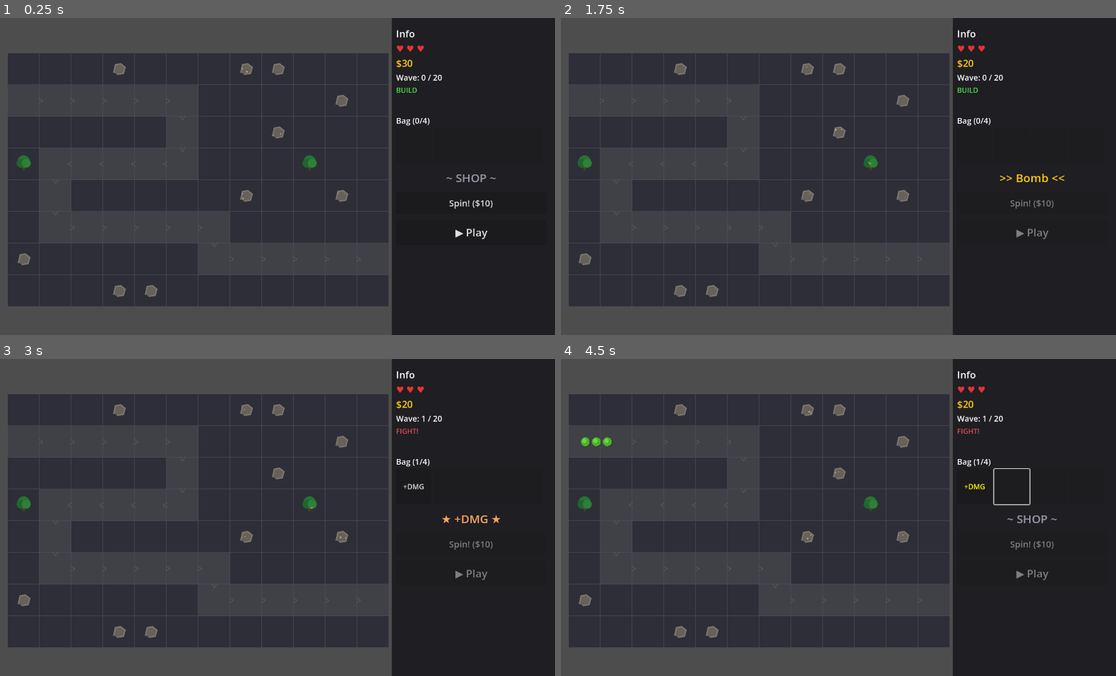
Above: before the commit, frames 1-4 (two rows, left to right).
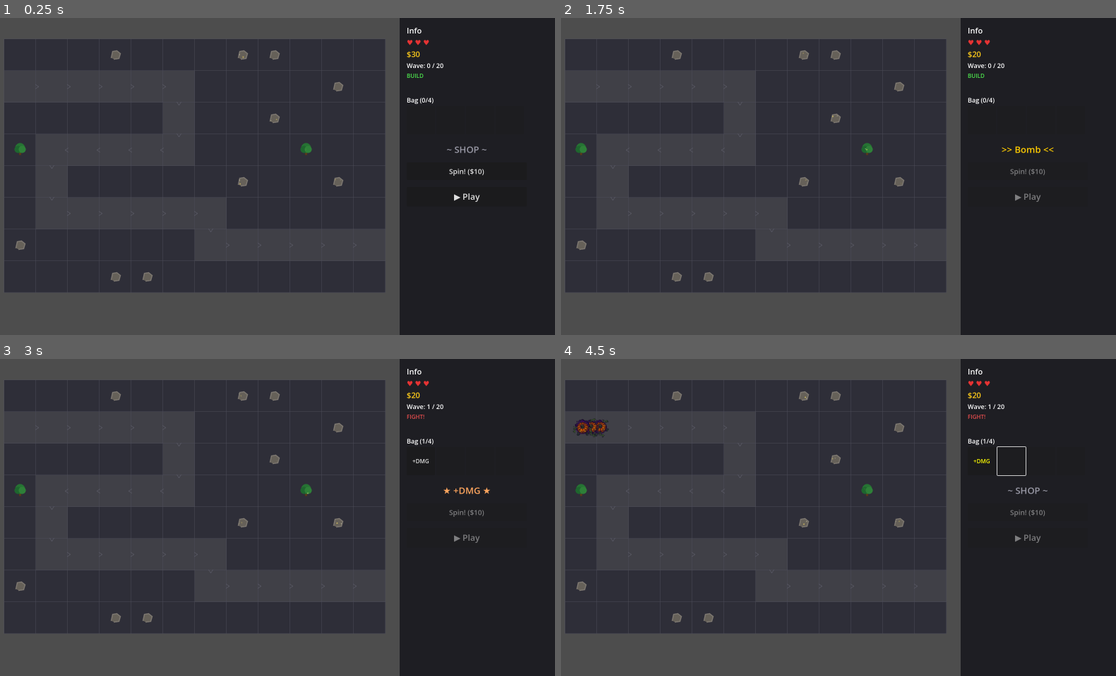
Above: after the commit, the same moments.

Repository: pkyosx/veincraft
Game: Godot game, scene res://scenes/main.tscn
Same seed, same stepped clock (60 frames per second), same inputs: the game is played once before the commit and once after it. Sound files missing from this copy of the repository are replaced by a short silence.
Inputs (mouse positions are in pixels of both pictures, inside the frame that each line leads up to):
- Up to frame 1 (0.25 s): no input
- Up to frame 2 (1.75 s): click "Spin! ($10)" at 0.5 s; tap Enter (ui_accept) at 1.25, 1.52 s; move the mouse to (960, 160) at 1.27 s; hold Right (ui_right) from 1.28 s (still down); tap Shift at 1.35 s; click (960, 160) at 1.42 s
- Up to frame 3 (3 s): release Right (ui_right) at 2 s; tap Enter (ui_accept) at 2 s; drag from (160, 533) to (244, 580) at 2.02 s; click "▶ Play" at 2.75 s
- Up to frame 4 (4.5 s): click "+DMG" at 3.5 s; move the mouse to (888, 447) at 4.27 s; hold Right (ui_right) from 4.28 s (still down); tap Shift at 4.35 s

The runs differ from the first frame. In frame 1, 10% of the frame differs, in the area x 0-90%, y 0-100%; in frame 2, 11%; in frame 3, 11%; in frame 4, 11%.

Commit message:
Add pumpkin monster sprite, custom SFX, bigger screen, skills
- Pumpkin monster sprite from Gemini AI, transparent background,
  4-frame walk animation replacing green circles for normal enemies
- Custom MP3 sound effects: retro laser shoot, spinner wheel,
  twinkle sparkle for spin result, alt shoot (stored for later)
- Viewport enlarged to 1600x900, cell size 90px for better spacing
- Spin sound now stops when animation ends (play_spin/stop_spin)
- Two new Claude skills: godot-plugins advisor, sprite-gen guide
  (Gemini AI + LPC Generator + Pixabay for sounds)

Co-Authored-By: Claude Opus 4.6 (1M context) <noreply@anthropic.com>

Diff:
--- a/project.godot
+++ b/project.godot
@@ -23,8 +23,8 @@
 
 [display]
 
-window/size/viewport_width=1280
-window/size/viewport_height=720
+window/size/viewport_width=1600.0
+window/size/viewport_height=900.0
 
 [editor_plugins]
 
--- a/scenes/main.tscn
+++ b/scenes/main.tscn
@@ -7,7 +7,7 @@
 script = ExtResource("1")
 
 [node name="Camera" type="Camera2D" parent="."]
-position = Vector2(640, 360)
+position = Vector2(800, 450)
 
 [node name="EnemyContainer" type="Node2D" parent="."]
 
--- a/scripts/audio_manager.gd
+++ b/scripts/audio_manager.gd
@@ -19,14 +19,15 @@
 		add_child(player)
 		sfx_pool.append(player)
 
-	streams["shoot"] = load("res://audio/sfx_shoot.tres")
+	streams["shoot"] = load("res://audio/sfx_shoot.mp3")
 	streams["hit"] = load("res://audio/sfx_hit.tres")
 	streams["kill"] = load("res://audio/sfx_kill.tres")
 	streams["tick"] = load("res://audio/sfx_tick.tres")
-	streams["jackpot"] = load("res://audio/sfx_jackpot.tres")
+	streams["jackpot"] = load("res://audio/sfx_jackpot.mp3")
 	streams["treasure"] = load("res://audio/sfx_treasure.tres")
 	streams["warn"] = load("res://audio/sfx_warn.tres")
 	streams["place"] = load("res://audio/sfx_place.tres")
+	streams["spin"] = load("res://audio/sfx_spin.mp3")
 
 	# BGM from file
 	bgm_player = AudioStreamPlayer.new()
@@ -40,6 +41,8 @@
 		# Loop when finished
 		bgm_player.finished.connect(func() -> void: bgm_player.play())
 
+var spin_player: AudioStreamPlayer
+
 func play_sfx(name: String, volume_offset: float = 0.0) -> void:
 	if name not in streams:
 		return
@@ -49,3 +52,21 @@
 	player.volume_db = -6.0 + volume_offset
 	player.pitch_scale = randf_range(0.9, 1.1)
 	player.play()
+
+func play_spin() -> void:
+	if "spin" not in streams:
+		return
+	if spin_player == null:
+		spin_player = AudioStreamPlayer.new()
+		spin_player.bus = "Master"
+		add_child(spin_player)
+	spin_player.stream = streams["spin"]
+	spin_player.volume_db = -8.0
+	spin_player.play()
+
+func stop_spin() -> void:
+	if spin_player and spin_player.playing:
+		# Fade out quickly
+		var tween: Tween = create_tween()
+		tween.tween_property(spin_player, "volume_db", -40.0, 0.2)
+		tween.tween_callback(spin_player.stop)
--- a/scripts/enemy.gd
+++ b/scripts/enemy.gd
@@ -21,6 +21,15 @@
 var flash_timer: float = 0.0
 const FLASH_DURATION: float = 0.12
 
+# Sprite animation
+var sprite: Sprite2D = null
+var anim_timer: float = 0.0
+var anim_frame: int = 0
+const ANIM_SPEED: float = 0.2  # seconds per frame
+
+# Sprite textures (loaded once, shared)
+static var pumpkin_texture: Texture2D = null
+
 func setup(p_path: Array, p_hp: int, p_speed: float, p_game: Node2D, p_type: int = 0) -> void:
 	path = p_path
 	game = p_game
@@ -34,6 +43,19 @@
 	body_color_light = config["color_light"]
 	radius = config["radius"]
 	gold_value = config["gold"]
+
+	# Setup sprite for normal enemies
+	if enemy_type == GameData.EnemyType.NORMAL:
+		if pumpkin_texture == null:
+			pumpkin_texture = load("res://sprites/pumpkin_monster_64.png")
+		if pumpkin_texture:
+			sprite = Sprite2D.new()
+			sprite.texture = pumpkin_texture
+			sprite.hframes = 4
+			sprite.frame = 0
+			sprite.scale = Vector2(1.2, 1.2)
+			add_child(sprite)
+			radius = 24.0
 
 	if path.size() > 0:
 		global_position = game.cell_to_world(path[0])
@@ -60,6 +82,21 @@
 
 	if flash_timer > 0:
 		flash_timer -= delta
+		if sprite:
+			sprite.modulate = Color.WHITE.lerp(Color(1, 0.3, 0.3), flash_timer / FLASH_DURATION)
+		else:
+			pass  # handled in _draw
+	else:
+		if sprite:
+			sprite.modulate = Color.WHITE
+
+	# Animate sprite frames
+	if sprite:
+		anim_timer += delta
+		if anim_timer >= ANIM_SPEED:
+			anim_timer = 0.0
+			anim_frame = (anim_frame + 1) % 4
+			sprite.frame = anim_frame
 
 	queue_redraw()
 
@@ -68,9 +105,9 @@
 		return
 	hp -= amount
 	flash_timer = FLASH_DURATION
-	Audio.play_sfx("hit", -8.0)
+	get_node("/root/Audio").play_sfx("hit", -8.0)
 
-	# Spawn floating damage number
+	# Floating damage number
 	var dmg: Node2D = Node2D.new()
 	dmg.set_script(load("res://scripts/damage_number.gd"))
 	game.add_child(dmg)
@@ -79,17 +116,21 @@
 	if hp <= 0:
 		hp = 0
 		is_dead = true
-		# Death pop effect
 		var tween: Tween = create_tween()
 		tween.tween_property(self, "scale", Vector2(1.5, 1.5), 0.1)
 		tween.tween_property(self, "scale", Vector2(0.0, 0.0), 0.15)
 		tween.parallel().tween_property(self, "modulate:a", 0.0, 0.15)
 
 func _draw() -> void:
+	# Only draw circles for non-sprite enemies (FAST, TANK)
+	if sprite:
+		# Just draw HP bar
+		_draw_hp_bar()
+		return
+
 	var draw_color: Color = body_color
 	var draw_light: Color = body_color_light
 
-	# Flash white when hit
 	if flash_timer > 0:
 		var flash_mix: float = flash_timer / FLASH_DURATION
 		draw_color = draw_color.lerp(Color.WHITE, flash_mix * 0.8)
@@ -111,18 +152,21 @@
 		draw_line(Vector2(-radius - 4, -2), Vector2(-radius - 10, -2), body_color_light, 1.5)
 		draw_line(Vector2(-radius - 3, 3), Vector2(-radius - 8, 3), body_color_light, 1.5)
 
-	# HP bar
-	if hp < max_hp:
-		var w: float = radius * 2.4
-		var h: float = 3.0
-		var bar_y: float = -radius - 7
-		draw_rect(Rect2(-w / 2, bar_y, w, h), Color(0.15, 0.15, 0.15))
-		var ratio: float = float(hp) / float(max_hp)
-		var bar_color: Color
-		if ratio > 0.5:
-			bar_color = Color(0.2, 0.8, 0.2)
-		elif ratio > 0.25:
-			bar_color = Color(0.8, 0.7, 0.1)
-		else:
-			bar_color = Color(0.9, 0.2, 0.2)
-		draw_rect(Rect2(-w / 2, bar_y, w * ratio, h), bar_color)
+	_draw_hp_bar()
+
+func _draw_hp_bar() -> void:
+	if hp >= max_hp:
+		return
+	var w: float = radius * 2.4
+	var h: float = 3.0
+	var bar_y: float = -radius - 7
+	draw_rect(Rect2(-w / 2, bar_y, w, h), Color(0.15, 0.15, 0.15))
+	var ratio: float = float(hp) / float(max_hp)
+	var bar_color: Color
+	if ratio > 0.5:
+		bar_color = Color(0.2, 0.8, 0.2)
+	elif ratio > 0.25:
+		bar_color = Color(0.8, 0.7, 0.1)
+	else:
+		bar_color = Color(0.9, 0.2, 0.2)
+	draw_rect(Rect2(-w / 2, bar_y, w * ratio, h), bar_color)
--- a/scripts/game_data.gd
+++ b/scripts/game_data.gd
@@ -3,8 +3,8 @@
 
 const GRID_W: int = 12
 const GRID_H: int = 8
-const CELL_SIZE: int = 72
-const GRID_OFFSET: Vector2 = Vector2(40, 80)
+const CELL_SIZE: int = 90
+const GRID_OFFSET: Vector2 = Vector2(40, 60)
 
 # Cell types
 enum Cell { EMPTY, ROCK, TREE, PATH, TOWER, UPGRADE }
--- a/scripts/hud.gd
+++ b/scripts/hud.gd
@@ -36,14 +36,14 @@
 	# Right panel background
 	var panel_bg: ColorRect = ColorRect.new()
 	panel_bg.color = Color(0.1, 0.1, 0.12, 0.9)
-	panel_bg.position = Vector2(910, 0)
-	panel_bg.size = Vector2(370, 720)
+	panel_bg.position = Vector2(1160, 0)
+	panel_bg.size = Vector2(440, 900)
 	panel_bg.mouse_filter = Control.MOUSE_FILTER_IGNORE
 	add_child(panel_bg)
 
 	# Info section
 	var info: VBoxContainer = VBoxContainer.new()
-	info.position = Vector2(920, 20)
+	info.position = Vector2(1180, 20)
 	info.mouse_filter = Control.MOUSE_FILTER_IGNORE
 	add_child(info)
 
@@ -75,11 +75,11 @@
 	bag_title.text = "Bag (0/4)"
 	bag_title.name = "BagTitle"
 	bag_title.add_theme_font_size_override("font_size", 18)
-	bag_title.position = Vector2(920, 220)
+	bag_title.position = Vector2(1180, 220)
 	add_child(bag_title)
 
 	bag_container = HBoxContainer.new()
-	bag_container.position = Vector2(920, 250)
+	bag_container.position = Vector2(1180, 250)
 	add_child(bag_container)
 
 	for i in range(GameData.MAX_BAG):
@@ -95,7 +95,7 @@
 	spin_display.horizontal_alignment = HORIZONTAL_ALIGNMENT_CENTER
 	spin_display.add_theme_font_size_override("font_size", 26)
 	spin_display.add_theme_color_override("font_color", Color(0.6, 0.6, 0.65))
-	spin_display.position = Vector2(920, 345)
+	spin_display.position = Vector2(1180, 355)
 	spin_display.custom_minimum_size = Vector2(340, 45)
 	add_child(spin_display)
 
@@ -103,7 +103,7 @@
 	btn_spin = Button.new()
 	btn_spin.text = "Spin! ($" + str(GameData.SPIN_COST) + ")"
 	btn_spin.custom_minimum_size = Vector2(340, 50)
-	btn_spin.position = Vector2(920, 395)
+	btn_spin.position = Vector2(1180, 410)
 	btn_spin.add_theme_font_size_override("font_size", 20)
 	btn_spin.pressed.connect(_on_spin_pressed)
 	add_child(btn_spin)
@@ -112,7 +112,7 @@
 	btn_play = Button.new()
 	btn_play.text = "▶ Play"
 	btn_play.custom_minimum_size = Vector2(340, 55)
-	btn_play.position = Vector2(920, 460)
+	btn_play.position = Vector2(1180, 480)
 	btn_play.add_theme_font_size_override("font_size", 24)
 	btn_play.pressed.connect(func() -> void: game.start_wave())
 	add_child(btn_play)
@@ -157,6 +157,7 @@
 	spin_interval = 0.05
 	spin_current_display = 0
 	btn_spin.disabled = true
+	get_node("/root/Audio").play_spin()
 	game._update_hud()
 
 func _process(delta: float) -> void:
@@ -178,15 +179,15 @@
 		var config: Dictionary = GameData.ITEM_CONFIGS[item]
 		spin_display.text = ">> " + config["name"] + " <<"
 		spin_display.add_theme_color_override("font_color", config["color"])
-		get_node("/root/Audio").play_sfx("tick", -12.0)
 
 	if spin_timer >= spin_duration:
-		# Landing — show final result
+		# Landing — stop spin sound, play jackpot
 		spin_active = false
+		get_node("/root/Audio").stop_spin()
 		var config: Dictionary = GameData.ITEM_CONFIGS[spin_result]
 		spin_display.text = "★ " + config["name"] + " ★"
 		spin_display.add_theme_color_override("font_color", config["color"].lightened(0.3))
-		get_node("/root/Audio").play_sfx("jackpot", -8.0)
+		get_node("/root/Audio").play_sfx("jackpot", 0.0)
 		# Add to bag
 		game.bag.append(spin_result)
 		game._update_hud()
--- a/scripts/main.gd
+++ b/scripts/main.gd
@@ -112,14 +112,14 @@
 		grid[pos.y][pos.x] = GameData.Cell.TOWER
 		towers[pos] = {"type": tower_type, "damage": tc["damage"], "range": tc["range"], "cooldown": tc["cooldown"], "timer": 0.0}
 		_recalc_tower_upgrades(pos)
-		Audio.play_sfx("place")
+		get_node("/root/Audio").play_sfx("place")
 		return true
 	elif config["type"] == "upgrade":
 		if not can_place_upgrade(pos):
 			return false
 		grid[pos.y][pos.x] = GameData.Cell.UPGRADE
 		upgrades[pos] = item_type
-		Audio.play_sfx("place")
+		get_node("/root/Audio").play_sfx("place")
 		# Recalc adjacent towers
 		var neighbors: Array[Vector2i] = [pos + Vector2i(0,-1), pos + Vector2i(0,1), pos + Vector2i(-1,0), pos + Vector2i(1,0)]
 		for n in neighbors:
@@ -131,10 +131,10 @@
 			return false
 		if grid[pos.y][pos.x] == GameData.Cell.ROCK or grid[pos.y][pos.x] == GameData.Cell.TREE:
 			grid[pos.y][pos.x] = GameData.Cell.EMPTY
-			Audio.play_sfx("kill", 2.0)  # bomb explosion
+			get_node("/root/Audio").play_sfx("kill", 2.0)  # bomb explosion
 			# Check for hidden treasure
 			if pos in hidden_treasures:
-				Audio.play_sfx("treasure", 3.0)
+				get_node("/root/Audio").play_sfx("treasure", 3.0)
 				var treasure = hidden_treasures[pos]
 				hidden_treasures.erase(pos)
 				if treasure == "gold":
@@ -246,7 +246,7 @@
 			tower["timer"] = tower["cooldown"]
 			best_enemy.take_damage(tower["damage"])
 			_spawn_projectile(tower_world, best_enemy.global_position)
-			Audio.play_sfx("shoot", -3.0)
+			get_node("/root/Audio").play_sfx("shoot", -3.0)
 
 func _spawn_projectile(from: Vector2, to: Vector2) -> void:
 	var script: GDScript = load("res://scripts/projectile.gd")
@@ -265,12 +265,12 @@
 		if e.is_dead:
 			gold += e.gold_value
 			to_remove.append(e)
-			Audio.play_sfx("kill")
+			get_node("/root/Audio").play_sfx("kill")
 		elif e.reached_end:
 			hp -= 1
 			e.queue_free()
 			to_remove.append(e)
-			Audio.play_sfx("warn", 3.0)
+			get_node("/root/Audio").play_sfx("warn", 3.0)
 			if hp <= 0:
 				_game_over()
 	for e in to_remove:
Binary file added: sprites/pumpkin_monster_64.png
Not shown, added: .claude/skills/godot-plugins/skill.md
Not shown, added: .claude/skills/sprite-gen/skill.md
Not shown, added: audio/sfx_jackpot.mp3
Not shown, added: audio/sfx_shoot.mp3
Not shown, added: audio/sfx_shoot_alt.mp3
Not shown, added: audio/sfx_spin.mp3
Not shown, added: sprites/pumpkin_monster.png
Not shown, added: sprites/pumpkin_monster_raw.png
